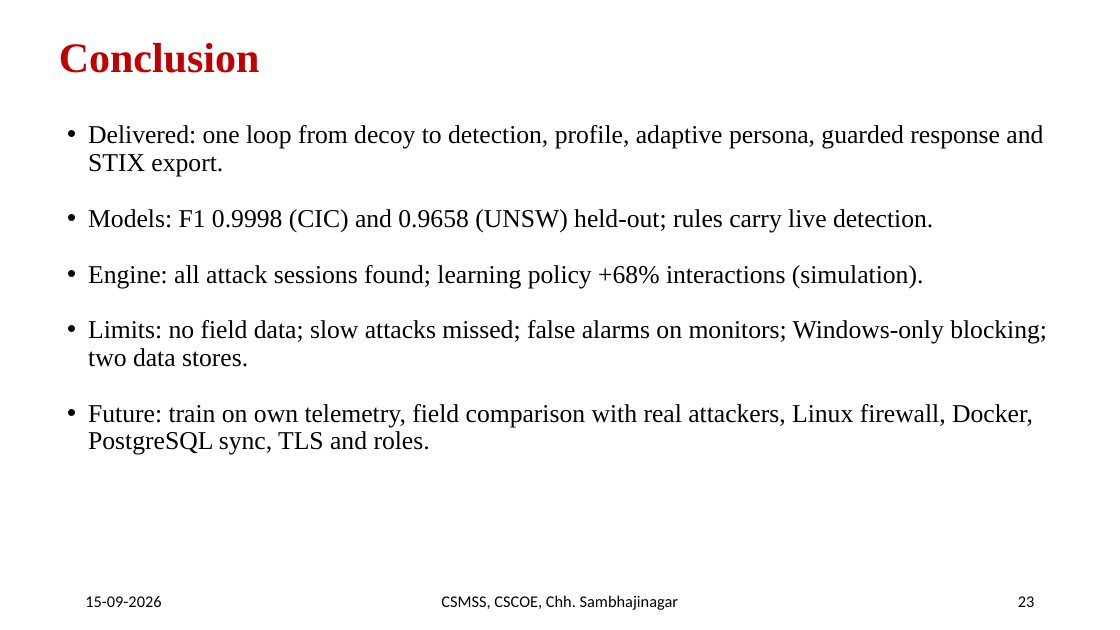
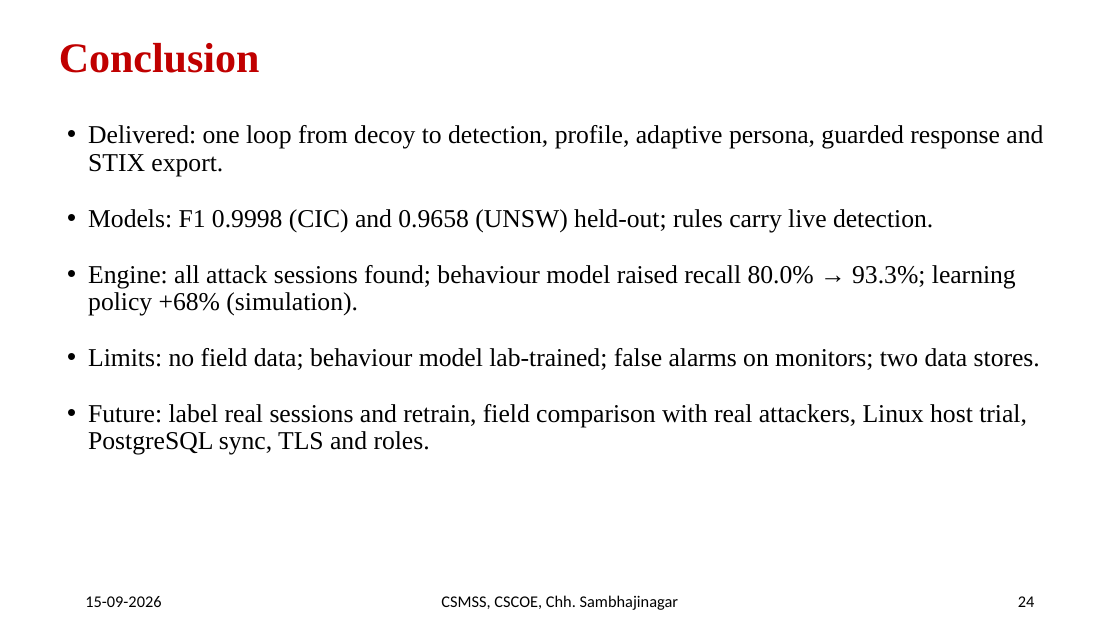
Before and after one commit to Parthbadgujar1/HoneyPot, a slide deck: slide 24 of report/output/Presentation.pptx (slide 23 before the commit). Drawn at 1120x630 pixels with LibreOffice and Linux fonts; fonts in the diff are those of the drawing. Boxes give left, top, right and bottom in pixels: in the first picture for what was removed or moved away, otherwise in the second. Text is boxed around its words. In the diff, an @@ line names an element or a change of style, - is before the commit and + after.

```diff
--- a/report/output/Presentation.pptx
+++ b/report/output/Presentation.pptx
@@ text at box(88, 265, 1040, 455): text changed @@
-• Engine: all attack sessions found; learning policy +68% interactions (simulation).
-• Limits: no field data; slow attacks missed; false alarms on monitors; Windows-only blocking; two data stores.
-• Future: train on own telemetry, field comparison with real attackers, Linux firewall, Docker, PostgreSQL sync, TLS and roles.
+• Engine: all attack sessions found; behaviour model raised recall 80.0% → 93.3%; learning policy +68% (simulation).
+• Limits: no field data; behaviour model lab-trained; false alarms on monitors; two data stores.
+• Future: label real sessions and retrain, field comparison with real attackers, Linux host trial, PostgreSQL sync, TLS and roles.
@@ page number at box(1018, 596, 1035, 607): text changed @@
-23
+24
```
Also in this commit, not shown: 9 other slides changed, 1 slide added, 10 other files.
